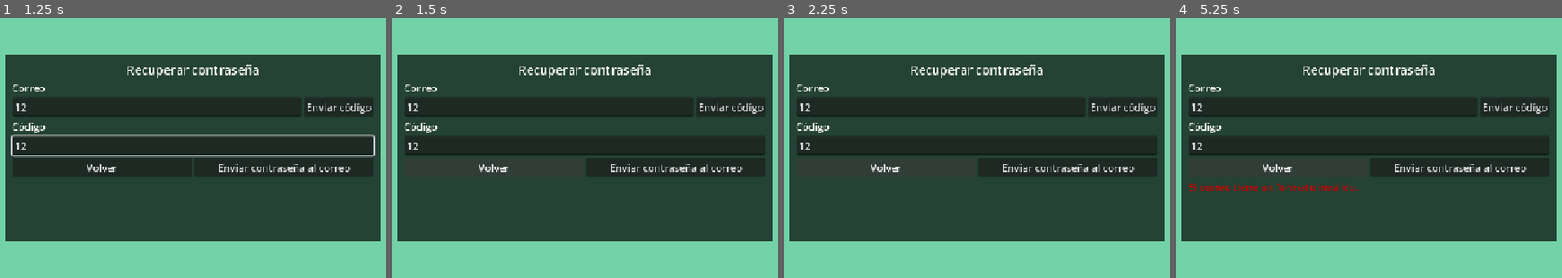
Above: before the commit, frames 1-4 (left to right).
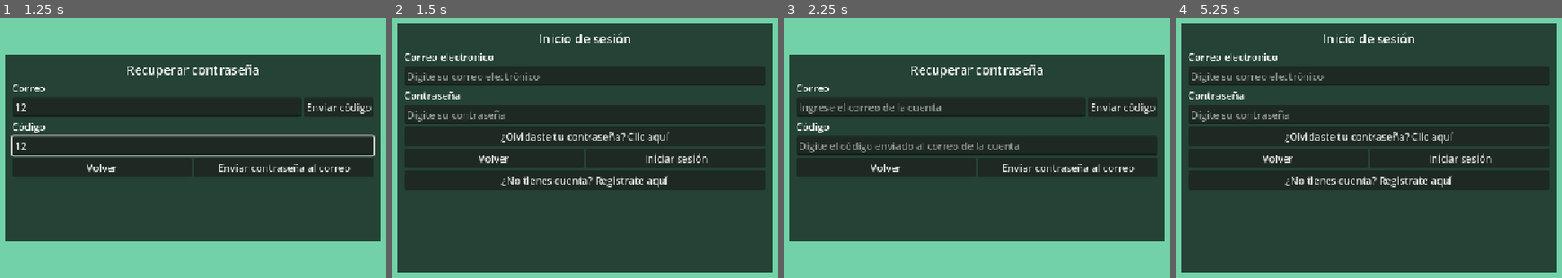
Above: after the commit, the same moments.

Repository: Jbarraza5010/control-del-reactor
Game: Godot game, scene res://scenes/auth/recuperacion.tscn
Same seed, same stepped clock (60 frames per second), same inputs: the game is played once before the commit and once after it. This scene is started directly instead of the project's main scene.
Inputs (mouse positions are in pixels of both pictures, inside the frame that each line leads up to):
- Up to frame 1 (1.25 s): click (158, 106) at 0.52 s; type "12" at 0.6 s; click (193, 145) at 0.75 s; type "12" at 0.83 s
- Up to frame 2 (1.5 s): click "Volver" at 1.25 s
- Up to frame 3 (2.25 s): click "Volver" (after the commit: "¿Olvidaste tu contraseña? Cli…") at 2 s
- Up to frame 4 (5.25 s): click "Enviar contraseña al correo" at 2.75 s; click "Enviar código" at 3.5 s; tap Enter at 4.25 s; move the mouse to (1527, 127) at 4.27 s; press the mouse at (1527, 127) at 4.28 s; hold D (mover_derecha) 4.28-5.03 s; tap Space at 5 s; move the mouse to (1226, 168) at 5.02 s; release the mouse at (1226, 168) at 5.03 s; hold S (mover_abajo) from 5.03 s (still down); click (1226, 168) at 5.1 s

Frame 1 is identical in both runs. In frame 2, 46% of the frame differs, in the area x 1-99%, y 2-98%; in frame 3, 1.1%; in frame 4, 46%.
Error before the commit: Invalid call. Nonexistent function 'ir_a' in base 'Nil'. (res://scripts/HUD/recuperacion.gd:15)

Commit message:
Reapply "Merge branch 'develop' into feature/US-001-interfaz-registro"
This reverts commit 804725e68bb9905b9ef8d447794e30cd7e5d44e9.

Diff:
--- /dev/null
+++ b/client/scenes/auth/login.tscn
@@ -0,0 +1,104 @@
+[gd_scene format=3 uid="uid://41unkilaelnk"]
+
+[ext_resource type="Script" uid="uid://bb6ng2x8f36xw" path="res://scripts/HUD/login.gd" id="1_aou2x"]
+
+[sub_resource type="LabelSettings" id="LabelSettings_lg6fp"]
+font_size = 20
+
+[sub_resource type="LabelSettings" id="LabelSettings_8wugm"]
+font_color = Color(0.8, 0, 0, 1)
+
+[node name="Login" type="Control" unique_id=1924561105]
+layout_mode = 3
+anchors_preset = 15
+anchor_right = 1.0
+anchor_bottom = 1.0
+grow_horizontal = 2
+grow_vertical = 2
+script = ExtResource("1_aou2x")
+
+[node name="ColorRect" type="ColorRect" parent="." unique_id=1113863558]
+layout_mode = 1
+anchors_preset = 15
+anchor_right = 1.0
+anchor_bottom = 1.0
+grow_horizontal = 2
+grow_vertical = 2
+color = Color(0.4509804, 0.81960785, 0.65882355, 1)
+
+[node name="CenterContainer" type="CenterContainer" parent="." unique_id=311119976]
+layout_mode = 1
+anchors_preset = 15
+anchor_right = 1.0
+anchor_bottom = 1.0
+grow_horizontal = 2
+grow_vertical = 2
+
+[node name="ColorRect" type="ColorRect" parent="CenterContainer" unique_id=471825461]
+custom_minimum_size = Vector2(600, 400)
+layout_mode = 2
+color = Color(0, 0, 0, 0.6862745)
+
+[node name="MarginContainer" type="MarginContainer" parent="CenterContainer/ColorRect" unique_id=1430207895]
+layout_mode = 1
+anchors_preset = 15
+anchor_right = 1.0
+anchor_bottom = 1.0
+grow_horizontal = 2
+grow_vertical = 2
+theme_override_constants/margin_left = 10
+theme_override_constants/margin_top = 10
+theme_override_constants/margin_right = 10
+theme_override_constants/margin_bottom = 10
+
+[node name="VBoxContainer" type="VBoxContainer" parent="CenterContainer/ColorRect/MarginContainer" unique_id=2034939488]
+layout_mode = 2
+
+[node name="Titulo" type="Label" parent="CenterContainer/ColorRect/MarginContainer/VBoxContainer" unique_id=1786059993]
+layout_mode = 2
+text = "Inicio de sesión"
+label_settings = SubResource("LabelSettings_lg6fp")
+horizontal_alignment = 1
+
+[node name="TituloCorreo" type="Label" parent="CenterContainer/ColorRect/MarginContainer/VBoxContainer" unique_id=1795856820]
+layout_mode = 2
+text = "Correo electronico"
+
+[node name="CampoCorreo" type="LineEdit" parent="CenterContainer/ColorRect/MarginContainer/VBoxContainer" unique_id=999793593]
+layout_mode = 2
+placeholder_text = "Digite su correo electrónico"
+
+[node name="TituloContrasena" type="Label" parent="CenterContainer/ColorRect/MarginContainer/VBoxContainer" unique_id=191650836]
+layout_mode = 2
+text = "Contraseña"
+
+[node name="CampoContrasena" type="LineEdit" parent="CenterContainer/ColorRect/MarginContainer/VBoxContainer" unique_id=1428100937]
+layout_mode = 2
+placeholder_text = "Digite su contraseña"
+secret = true
+
+[node name="BotonIrRecuperacion" type="Button" parent="CenterContainer/ColorRect/MarginContainer/VBoxContainer" unique_id=544498983]
+layout_mode = 2
+text = "¿Olvidaste tu contraseña? Clic aquí"
+
+[node name="HBoxContainer" type="HBoxContainer" parent="CenterContainer/ColorRect/MarginContainer/VBoxContainer" unique_id=1842642052]
+layout_mode = 2
+
+[node name="BotonVolver" type="Button" parent="CenterContainer/ColorRect/MarginContainer/VBoxContainer/HBoxContainer" unique_id=493396154]
+layout_mode = 2
+size_flags_horizontal = 3
+text = "Volver"
+
+[node name="BotonLogin" type="Button" parent="CenterContainer/ColorRect/MarginContainer/VBoxContainer/HBoxContainer" unique_id=348863274]
+layout_mode = 2
+size_flags_horizontal = 3
+text = "Iniciar sesión"
+
+[node name="BotonIrRegistro" type="Button" parent="CenterContainer/ColorRect/MarginContainer/VBoxContainer" unique_id=423926991]
+layout_mode = 2
+text = "¿No tienes cuenta? Registrate aquí"
+
+[node name="LabelMensaje" type="Label" parent="CenterContainer/ColorRect/MarginContainer/VBoxContainer" unique_id=1102229563]
+layout_mode = 2
+label_settings = SubResource("LabelSettings_8wugm")
+autowrap_mode = 1
--- /dev/null
+++ b/client/scenes/common/dato_estadistica.tscn
@@ -0,0 +1,41 @@
+[gd_scene format=3 uid="uid://b2573bx0ab7hn"]
+
+[sub_resource type="LabelSettings" id="LabelSettings_8w0r3"]
+font_size = 20
+
+[sub_resource type="LabelSettings" id="LabelSettings_h4t55"]
+font_size = 25
+
+[node name="DatoEstadistica" type="ColorRect" unique_id=1870040779]
+anchors_preset = 15
+anchor_right = 1.0
+anchor_bottom = 1.0
+grow_horizontal = 2
+grow_vertical = 2
+size_flags_horizontal = 3
+color = Color(0, 0, 0, 0.6862745)
+
+[node name="MarginContainer" type="MarginContainer" parent="." unique_id=1068666006]
+layout_mode = 1
+anchors_preset = 15
+anchor_right = 1.0
+anchor_bottom = 1.0
+grow_horizontal = 2
+grow_vertical = 2
+
+[node name="VBoxContainer" type="VBoxContainer" parent="MarginContainer" unique_id=82914176]
+layout_mode = 2
+
+[node name="Titulo" type="Label" parent="MarginContainer/VBoxContainer" unique_id=1166151224]
+layout_mode = 2
+size_flags_vertical = 6
+text = "title"
+label_settings = SubResource("LabelSettings_8w0r3")
+horizontal_alignment = 1
+
+[node name="Valor" type="Label" parent="MarginContainer/VBoxContainer" unique_id=1493934207]
+layout_mode = 2
+size_flags_vertical = 6
+text = "value"
+label_settings = SubResource("LabelSettings_h4t55")
+horizontal_alignment = 1
--- /dev/null
+++ b/client/scenes/entrada.tscn
@@ -0,0 +1,102 @@
+[gd_scene format=3 uid="uid://c3hasbibkvdjk"]
+
+[ext_resource type="Script" uid="uid://bdlqqavkh0eem" path="res://scripts/HUD/entrada.gd" id="1_lqjpw"]
+
+[sub_resource type="LabelSettings" id="LabelSettings_h4t55"]
+font_size = 26
+
+[sub_resource type="StyleBoxFlat" id="StyleBoxFlat_lqjpw"]
+content_margin_left = 4.0
+content_margin_top = 4.0
+content_margin_right = 4.0
+content_margin_bottom = 4.0
+bg_color = Color(0, 0.6509804, 1, 1)
+corner_radius_top_left = 3
+corner_radius_top_right = 3
+corner_radius_bottom_right = 3
+corner_radius_bottom_left = 3
+corner_detail = 5
+
+[sub_resource type="StyleBoxFlat" id="StyleBoxFlat_2x46s"]
+content_margin_left = 4.0
+content_margin_top = 4.0
+content_margin_right = 4.0
+content_margin_bottom = 4.0
+bg_color = Color(1, 1, 1, 1)
+corner_radius_top_left = 3
+corner_radius_top_right = 3
+corner_radius_bottom_right = 3
+corner_radius_bottom_left = 3
+corner_detail = 5
+
+[sub_resource type="StyleBoxFlat" id="StyleBoxFlat_vjipu"]
+content_margin_left = 4.0
+content_margin_top = 4.0
+content_margin_right = 4.0
+content_margin_bottom = 4.0
+bg_color = Color(1, 0.28469148, 0.22287801, 1)
+corner_radius_top_left = 3
+corner_radius_top_right = 3
+corner_radius_bottom_right = 3
+corner_radius_bottom_left = 3
+corner_detail = 5
+
+[node name="Entrada" type="Control" unique_id=439115292]
+layout_mode = 3
+anchors_preset = 15
+anchor_right = 1.0
+anchor_bottom = 1.0
+grow_horizontal = 2
+grow_vertical = 2
+script = ExtResource("1_lqjpw")
+
+[node name="ColorRect" type="ColorRect" parent="." unique_id=1131914461]
+layout_mode = 1
+anchors_preset = 15
+anchor_right = 1.0
+anchor_bottom = 1.0
+grow_horizontal = 2
+grow_vertical = 2
+color = Color(0.4509804, 0.81960785, 0.65882355, 1)
+
+[node name="CenterContainer" type="CenterContainer" parent="." unique_id=1501306428]
+layout_mode = 1
+anchors_preset = 15
+anchor_right = 1.0
+anchor_bottom = 1.0
+grow_horizontal = 2
+grow_vertical = 2
+
+[node name="VBoxContainer" type="VBoxContainer" parent="CenterContainer" unique_id=1282602254]
+custom_minimum_size = Vector2(500, 0)
+layout_mode = 2
+theme_override_constants/separation = 20
+
+[node name="Titulo" type="Label" parent="CenterContainer/VBoxContainer" unique_id=2065746605]
+layout_mode = 2
+text = "Bienvenido a Control del Reactor"
+label_settings = SubResource("LabelSettings_h4t55")
+horizontal_alignment = 1
+
+[node name="HBoxContainer" type="HBoxContainer" parent="CenterContainer/VBoxContainer" unique_id=1423096673]
+layout_mode = 2
+
+[node name="BotonLogin" type="Button" parent="CenterContainer/VBoxContainer/HBoxContainer" unique_id=829493728]
+layout_mode = 2
+size_flags_horizontal = 3
+theme_override_colors/font_color = Color(1, 1, 1, 1)
+theme_override_styles/normal = SubResource("StyleBoxFlat_lqjpw")
+text = "Iniciar Sesión"
+
+[node name="BotonRegistro" type="Button" parent="CenterContainer/VBoxContainer/HBoxContainer" unique_id=1211420498]
+layout_mode = 2
+size_flags_horizontal = 3
+theme_override_colors/font_color = Color(0, 0, 0, 1)
+theme_override_styles/normal = SubResource("StyleBoxFlat_2x46s")
+text = "Registrarse"
+
+[node name="BotonSalir" type="Button" parent="CenterContainer/VBoxContainer" unique_id=378114274]
+layout_mode = 2
+theme_override_colors/font_color = Color(1, 1, 1, 1)
+theme_override_styles/normal = SubResource("StyleBoxFlat_vjipu")
+text = "Salir del juego"
--- /dev/null
+++ b/client/scenes/mainmenu.tscn
@@ -0,0 +1,75 @@
+[gd_scene format=3 uid="uid://bydrdd4rsxkqq"]
+
+[ext_resource type="Script" uid="uid://bd6m7rh8ovxop" path="res://scripts/HUD/mainmenu.gd" id="1_5mbse"]
+
+[sub_resource type="LabelSettings" id="LabelSettings_8w0r3"]
+font_size = 40
+
+[node name="Mainmenu" type="Control" unique_id=122317399]
+layout_mode = 3
+anchors_preset = 15
+anchor_right = 1.0
+anchor_bottom = 1.0
+grow_horizontal = 2
+grow_vertical = 2
+script = ExtResource("1_5mbse")
+
+[node name="ColorRect" type="ColorRect" parent="." unique_id=959708522]
+layout_mode = 1
+anchors_preset = 15
+anchor_right = 1.0
+anchor_bottom = 1.0
+grow_horizontal = 2
+grow_vertical = 2
+color = Color(0.4509804, 0.81960785, 0.65882355, 1)
+
+[node name="CenterContainer" type="CenterContainer" parent="." unique_id=2750672]
+layout_mode = 1
+anchors_preset = 15
+anchor_right = 1.0
+anchor_bottom = 1.0
+grow_horizontal = 2
+grow_vertical = 2
+
+[node name="VBoxContainer" type="VBoxContainer" parent="CenterContainer" unique_id=1970365494]
+custom_minimum_size = Vector2(300, 400)
+layout_mode = 2
+theme_override_constants/separation = 30
+
+[node name="Titulo" type="Label" parent="CenterContainer/VBoxContainer" unique_id=1194869157]
+layout_mode = 2
+text = "CONTROL DEL REACTOR"
+label_settings = SubResource("LabelSettings_8w0r3")
+horizontal_alignment = 1
+
+[node name="BotonJugar" type="Button" parent="CenterContainer/VBoxContainer" unique_id=483563925]
+layout_mode = 2
+size_flags_vertical = 3
+theme_override_font_sizes/font_size = 25
+text = "Jugar"
+
+[node name="BotonPanel" type="Button" parent="CenterContainer/VBoxContainer" unique_id=943251484]
+layout_mode = 2
+size_flags_vertical = 3
+theme_override_font_sizes/font_size = 25
+text = "Configurar Mando"
+
+[node name="BotonQuit" type="Button" parent="CenterContainer/VBoxContainer" unique_id=1709459708]
+layout_mode = 2
+size_flags_vertical = 3
+theme_override_font_sizes/font_size = 25
+text = "Salir"
+
+[node name="BotonPerfil" type="Button" parent="." unique_id=1463802166]
+custom_minimum_size = Vector2(100, 100)
+layout_mode = 1
+anchors_preset = 3
+anchor_left = 1.0
+anchor_top = 1.0
+anchor_right = 1.0
+anchor_bottom = 1.0
+offset_left = -8.0
+offset_top = -8.0
+grow_horizontal = 0
+grow_vertical = 0
+text = "Perfil"
--- /dev/null
+++ b/client/scenes/profile/perfil.tscn
@@ -0,0 +1,74 @@
+[gd_scene format=3 uid="uid://n447kwtgj5cp"]
+
+[ext_resource type="Script" uid="uid://bnop3xnrddv6d" path="res://scripts/HUD/perfil.gd" id="1_7lmdw"]
+[ext_resource type="PackedScene" uid="uid://b2573bx0ab7hn" path="res://scenes/common/dato_estadistica.tscn" id="2_264j0"]
+
+[node name="Perfil" type="Control" unique_id=971091188]
+layout_mode = 3
+anchors_preset = 15
+anchor_right = 1.0
+anchor_bottom = 1.0
+grow_horizontal = 2
+grow_vertical = 2
+script = ExtResource("1_7lmdw")
+
+[node name="ColorRect" type="ColorRect" parent="." unique_id=1678671127]
+layout_mode = 1
+anchors_preset = 15
+anchor_right = 1.0
+anchor_bottom = 1.0
+grow_horizontal = 2
+grow_vertical = 2
+color = Color(0.4509804, 0.81960785, 0.65882355, 1)
+
+[node name="CenterContainer" type="CenterContainer" parent="." unique_id=1990170730]
+layout_mode = 1
+anchors_preset = 15
+anchor_right = 1.0
+anchor_bottom = 1.0
+grow_horizontal = 2
+grow_vertical = 2
+
+[node name="ColorRect" type="ColorRect" parent="CenterContainer" unique_id=2006049946]
+custom_minimum_size = Vector2(1000, 500)
+layout_mode = 2
+color = Color(0, 0, 1, 1)
+
+[node name="MarginContainer" type="MarginContainer" parent="CenterContainer/ColorRect" unique_id=1538674809]
+layout_mode = 1
+anchors_preset = 15
+anchor_right = 1.0
+anchor_bottom = 1.0
+grow_horizontal = 2
+grow_vertical = 2
+theme_override_constants/margin_left = 50
+theme_override_constants/margin_top = 25
+theme_override_constants/margin_right = 25
+theme_override_constants/margin_bottom = 50
+
+[node name="VBoxContainer" type="VBoxContainer" parent="CenterContainer/ColorRect/MarginContainer" unique_id=1530330098]
+layout_mode = 2
+
+[node name="NombreJugador" type="Label" parent="CenterContainer/ColorRect/MarginContainer/VBoxContainer" unique_id=887756083]
+layout_mode = 2
+size_flags_vertical = 6
+text = "PLAYER NAME"
+
+[node name="HBoxContainer" type="HBoxContainer" parent="CenterContainer/ColorRect/MarginContainer/VBoxContainer" unique_id=2053383616]
+layout_mode = 2
+size_flags_vertical = 3
+size_flags_stretch_ratio = 2.0
+
+[node name="DatoEstadistica" parent="CenterContainer/ColorRect/MarginContainer/VBoxContainer/HBoxContainer" unique_id=741568416 instance=ExtResource("2_264j0")]
+layout_mode = 2
+
+[node name="DatoEstadistica2" parent="CenterContainer/ColorRect/MarginContainer/VBoxContainer/HBoxContainer" unique_id=449457873 instance=ExtResource("2_264j0")]
+layout_mode = 2
+
+[node name="DatoEstadistica3" parent="CenterContainer/ColorRect/MarginContainer/VBoxContainer/HBoxContainer" unique_id=1607371316 instance=ExtResource("2_264j0")]
+layout_mode = 2
+
+[node name="BotonVolver" type="Button" parent="CenterContainer/ColorRect/MarginContainer/VBoxContainer" unique_id=1860025606]
+layout_mode = 2
+size_flags_vertical = 3
+text = "Volver al titulo"
--- /dev/null
+++ b/client/scripts/HUD/entrada.gd
@@ -0,0 +1,10 @@
+extends Control
+
+@onready var boton_ir_login: Button =  $CenterContainer/VBoxContainer/HBoxContainer/BotonLogin
+@onready var boton_ir_registro: Button = $CenterContainer/VBoxContainer/HBoxContainer/BotonRegistro
+@onready var boton_quit: Button = $CenterContainer/VBoxContainer/BotonSalir
+
+func _ready() -> void:
+	boton_ir_login.pressed.connect(func(): Navegacion.ir_a("auth/login"))
+	boton_ir_registro.pressed.connect(func(): Navegacion.ir_a("auth/registro"))
+	boton_quit.pressed.connect(func(): get_tree().quit())
--- /dev/null
+++ b/client/scripts/HUD/login.gd
@@ -0,0 +1,38 @@
+extends Control
+
+@onready var campo_correo: LineEdit = $CenterContainer/ColorRect/MarginContainer/VBoxContainer/CampoCorreo
+@onready var campo_contrasena: LineEdit = $CenterContainer/ColorRect/MarginContainer/VBoxContainer/CampoContrasena
+@onready var boton_ir_recuperacion: Button = $CenterContainer/ColorRect/MarginContainer/VBoxContainer/BotonIrRecuperacion
+@onready var boton_volver: Button = $CenterContainer/ColorRect/MarginContainer/VBoxContainer/HBoxContainer/BotonVolver
+@onready var boton_login: Button = $CenterContainer/ColorRect/MarginContainer/VBoxContainer/HBoxContainer/BotonLogin
+@onready var boton_ir_registro: Button = $CenterContainer/ColorRect/MarginContainer/VBoxContainer/BotonIrRegistro
+@onready var label_mensaje: Label = $CenterContainer/ColorRect/MarginContainer/VBoxContainer/LabelMensaje
+
+var MOCKING := true
+
+func _ready() -> void:
+	boton_ir_recuperacion.pressed.connect(func(): Navegacion.ir_a("auth/recuperacion"))
+	boton_volver.pressed.connect(func(): Navegacion.ir_a("entrada"))
+	boton_login.pressed.connect(_al_iniciar_sesion)
+	boton_ir_registro.pressed.connect(func(): Navegacion.ir_a("auth/registro"))
+
+func _al_iniciar_sesion() -> void:
+	# Validaciones de campos no vacíos
+	var correo := campo_correo.text.strip_edges()
+	var contrasena := campo_contrasena.text
+
+	if ValidacionCuenta.validar_login(correo, contrasena) != "":
+		label_mensaje.text = ValidacionCuenta.validar_login(correo, contrasena)
+
+
+
+	if MOCKING:
+		# Asuma las credenciales:
+		# correo: test@testing.com
+		# contraseña: 12345678
+		if correo == "test@testing.com" and  contrasena == "12345678":
+			label_mensaje.text = "Inicio de sesión exitoso. Redirigiendo"
+			await get_tree().create_timer(0.5).timeout
+			Navegacion.ir_a("mainmenu")
+		else:
+			label_mensaje.text = "Correo o contraseña incorrecta. Intente otra vez"
--- /dev/null
+++ b/client/scripts/HUD/mainmenu.gd
@@ -0,0 +1,11 @@
+extends Control
+
+@onready var boton_jugar: Button = $CenterContainer/VBoxContainer/BotonJugar
+@onready var boton_panel: Button = $CenterContainer/VBoxContainer/BotonPanel
+@onready var boton_quit: Button = $CenterContainer/VBoxContainer/BotonQuit
+@onready var boton_perfil: Button = $BotonPerfil
+
+func _ready() -> void:
+	boton_panel.pressed.connect(func(): Navegacion.ir_a("hardware/panel_fisico"))
+	boton_perfil.pressed.connect(func(): Navegacion.ir_a("profile/perfil"))
+	boton_quit.pressed.connect(func(): get_tree().quit())
--- /dev/null
+++ b/client/scripts/HUD/perfil.gd
@@ -0,0 +1,6 @@
+extends Control
+
+@onready var boton_volver : Button = $CenterContainer/ColorRect/MarginContainer/VBoxContainer/BotonVolver
+
+func _ready() -> void:
+	boton_volver.pressed.connect(func(): Navegacion.ir_a("mainmenu"))
--- /dev/null
+++ b/client/scripts/autoload/navegacion.gd
@@ -0,0 +1,4 @@
+extends Node
+
+func ir_a(nombre_escena: String) -> void:
+	get_tree().change_scene_to_file("res://scenes/%s.tscn" % nombre_escena)
--- a/client/scripts/classes/ValidacionCuenta.gd
+++ b/client/scripts/classes/ValidacionCuenta.gd
@@ -59,8 +59,9 @@
 	return ""
 
 # Validación del login
-static func validar_login(identificador: String, contrasena: String) -> String:
-	if identificador.is_empty() or contrasena.is_empty():
+static func validar_login(correo: String, contrasena: String) -> String:
+	# Validar si el campo de correo o contrasena no estan vacios
+	if correo.is_empty() or contrasena.is_empty():
 		return "Ingrese su correo y contraseña."
 	return ""
 
Not shown, added: client/scripts/HUD/entrada.gd.uid
Not shown, added: client/scripts/HUD/login.gd.uid
Not shown, added: client/scripts/HUD/mainmenu.gd.uid
Not shown, added: client/scripts/HUD/perfil.gd.uid
Not shown, added: client/scripts/autoload/navegacion.gd.uid
Not shown, removed: client/scripts/services/api.gd.uid
Not shown, added: backend/tools/sql_delivery/alembic.ini
Not shown, added: docs/arquitectura/modelo-datos-moises.md
Not shown, added: docs/sql/01_instalacion_base_vacia.sql
Not shown, added: docs/sql/02_actualizar_desde_0001.sql
Not shown, added: docs/sql/03_actualizar_desde_0002.sql
Not shown, added: docs/sql/04_actualizar_desde_0003.sql
(and 4 more such lines)
